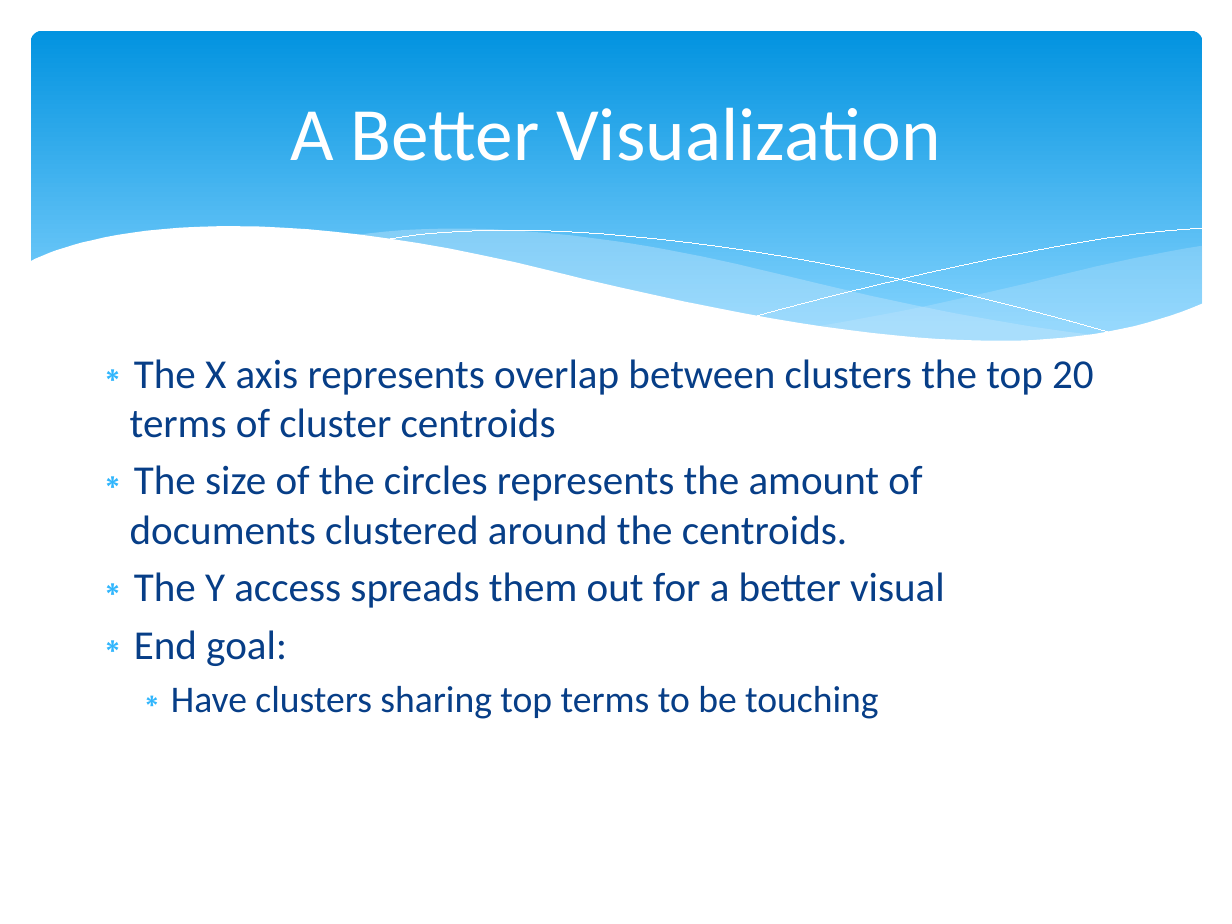
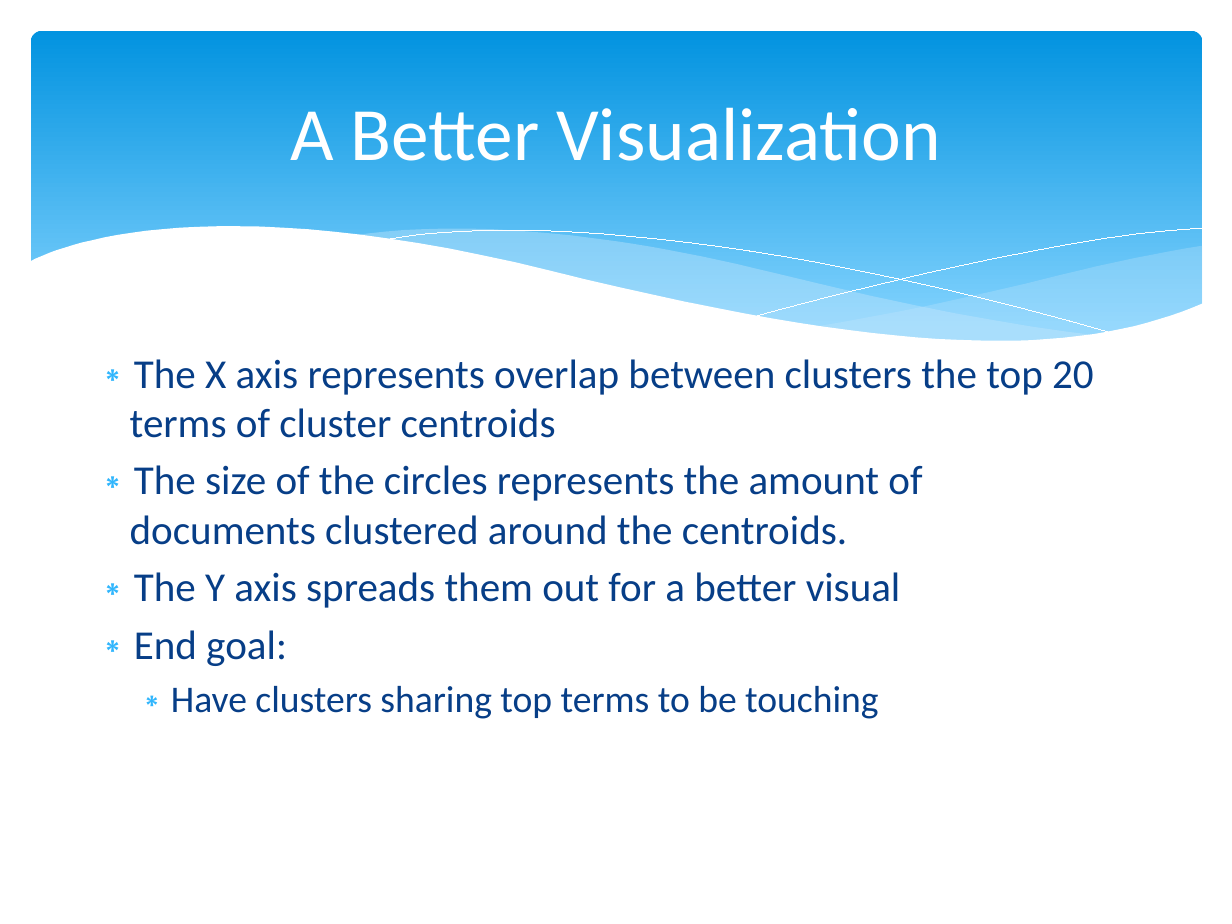
Before and after one commit to Mletter1/Challenge1, a slide deck: slide 18 of Presentation.pptx. Drawn at 1232x924 pixels with LibreOffice and Linux fonts; fonts in the diff are those of the drawing. Boxes give left, top, right and bottom in pixels: in the first picture for what was removed or moved away, otherwise in the second. Text is boxed around its words. In the diff, an @@ line names an element or a change of style, - is before the commit and + after.

Commit message:
final update

```diff
--- a/Presentation.pptx
+++ b/Presentation.pptx
@@ text at box(134, 572, 901, 608): text changed @@
-∗ The Y access spreads them out for a better visual
+∗ The Y axis spreads them out for a better visual
```
Also in this commit, not shown: 2 other slides changed.
